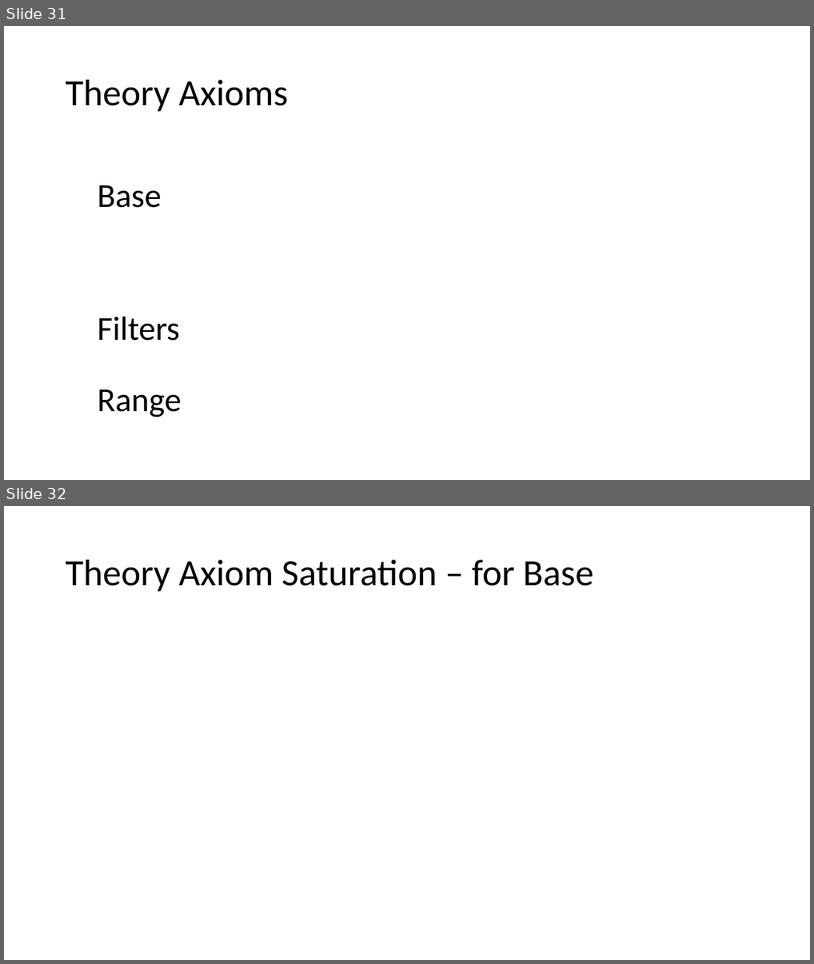
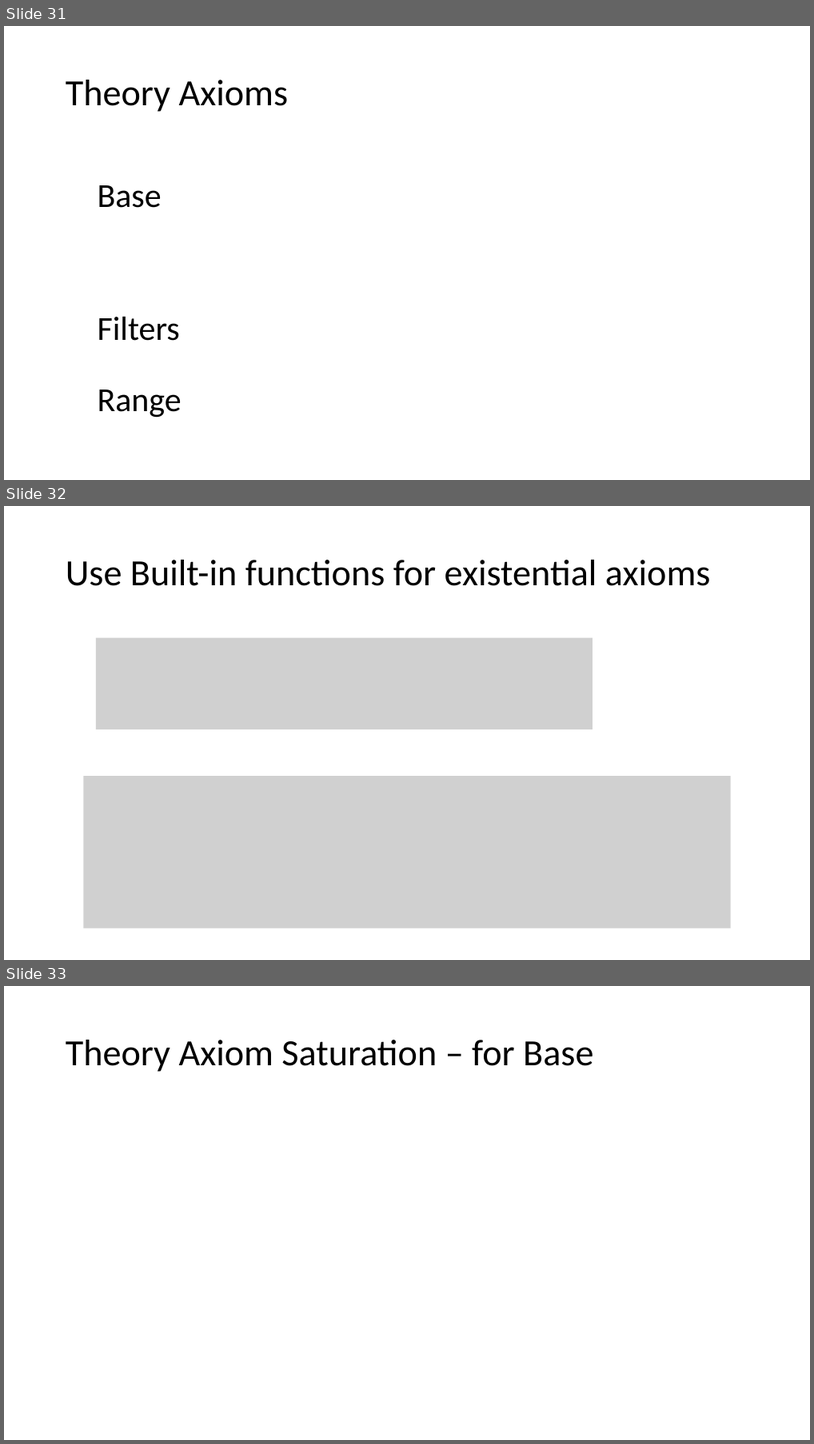
Before and after one commit to Z3Prover/doc, a slide deck: vienna-lectures/lecture3-theories.pptx. Shown one above the other, each under a label of ours: slides 31 and 32 before the commit, slides 31, 32 and 33 after it. The pictures are 814x964 and 814x1444 pixels, drawn with LibreOffice and Linux fonts; fonts in the diff are those of the drawing; grey boxes stand for pictures. Boxes give left, top, right and bottom in pixels: in the first picture for what was removed or moved away, otherwise in the second. Text is boxed around its words. In the diff, an @@ line names an element or a change of style, - is before the commit and + after.

```diff
--- a/vienna-lectures/lecture3-theories.pptx
+++ b/vienna-lectures/lecture3-theories.pptx
@@ slide 32 added at (4,506,810,960), background #FFFFFF @@
@@ title added at (66,560,711,586), 44 pt, text #000000 @@
+Use Built-in functions for existential axioms
@@ picture added at (96,638,593,729) @@
@@ picture added at (84,776,731,928) @@
@@ what was slide 32 is now slide 33 @@
```
Also in this commit, not shown: 1 slide changed.
